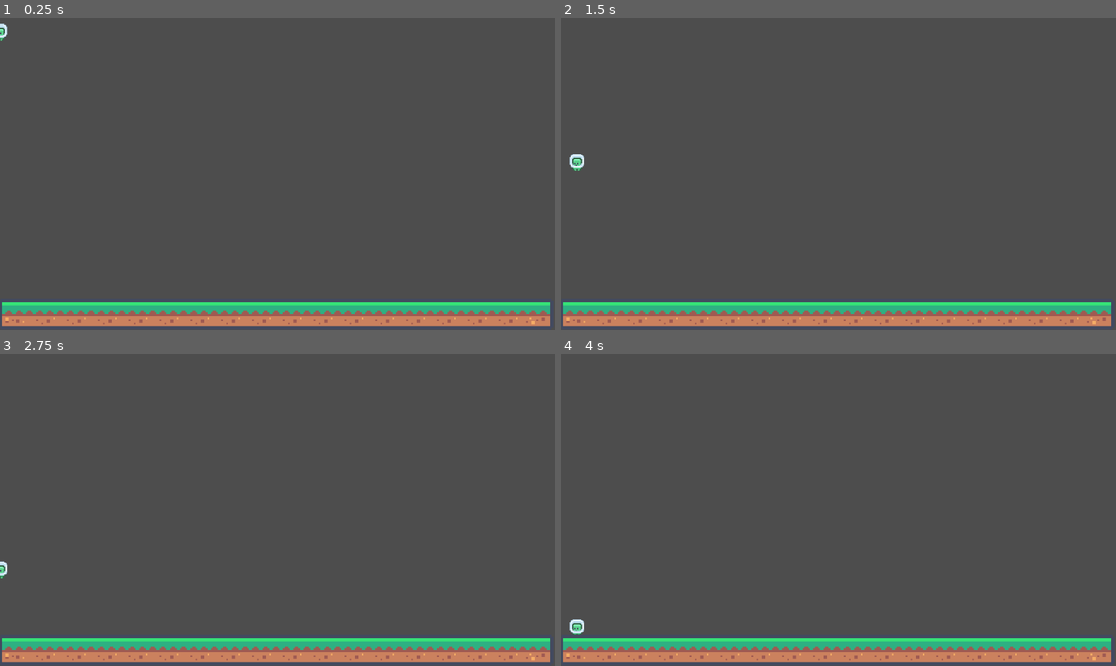
Above: before the commit, frames 1-4 (two rows, left to right).
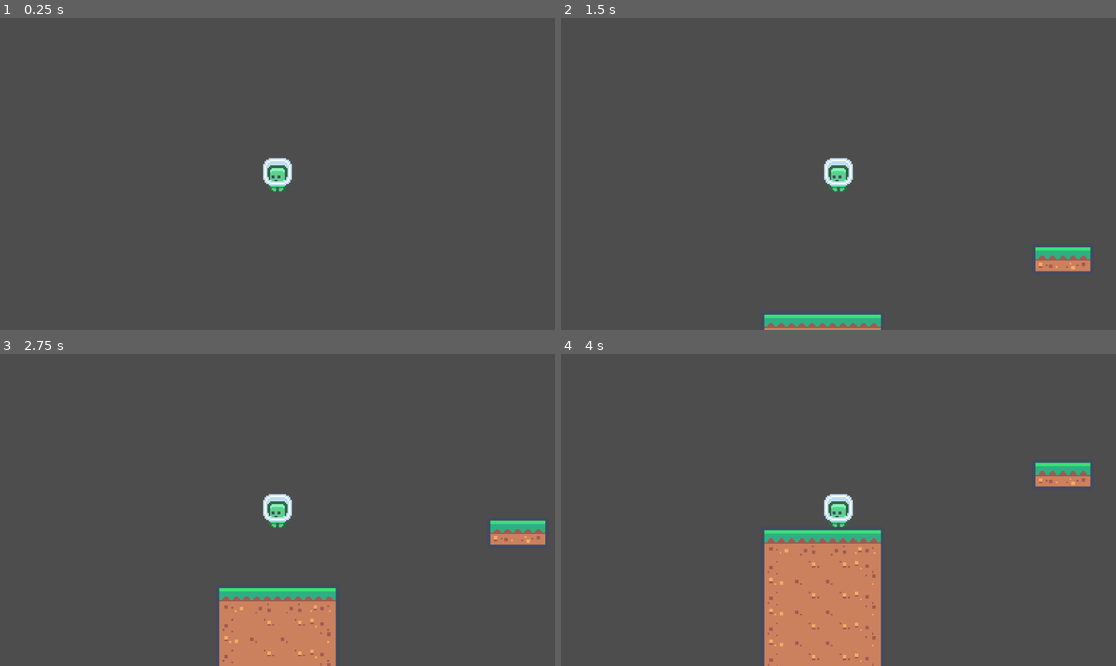
Above: after the commit, the same moments.

Repository: Bernat-dev/Platformer_
Game: Godot game, scene res://Escenes/node_2d.tscn
Two runs of this game, one before a commit and one after it. Both use one fixed random seed, a clock stepped at 60 frames per second and the inputs below.
Inputs:
- Up to frame 1 (0.25 s): no input
- Up to frame 2 (1.5 s): tap Space (salt) at 0.6, 0.77, 1.07 s; tap Right (moure_dreta) at 1.35 s
- Up to frame 3 (2.75 s): tap Space (salt) at 1.52, 1.55, 1.82, 2.3 s; tap Left (moure_esquerra) at 2.1 s
- Up to frame 4 (4 s): tap Space (salt) at 2.85, 3.02, 3.32, 3.77, 3.8 s; tap Right (moure_dreta) at 3.6 s

The runs differ from the first frame. In frame 1, 8.2% of the frame differs, in the area x 0-100%, y 1-99%; in frame 2, 9.3%; in frame 3, 12%; in frame 4, 16%, in the area x 0-100%, y 34-100%.

Commit message:
Base

Diff:
--- /dev/null
+++ b/Escenes/death_zone.tscn
@@ -0,0 +1,8 @@
+[gd_scene load_steps=2 format=3 uid="uid://b7n7jnacciiev"]
+
+[sub_resource type="WorldBoundaryShape2D" id="WorldBoundaryShape2D_hghi8"]
+
+[node name="Area2D" type="Area2D"]
+
+[node name="CollisionShape2D" type="CollisionShape2D" parent="."]
+shape = SubResource("WorldBoundaryShape2D_hghi8")
--- /dev/null
+++ b/Escenes/moneda.tscn
@@ -0,0 +1,37 @@
+[gd_scene load_steps=6 format=3 uid="uid://c4h85s26wurrl"]
+
+[ext_resource type="Script" uid="uid://bj1xfrf2g2huj" path="res://Scripts/moneda.gd" id="1_ytiv4"]
+[ext_resource type="Texture2D" uid="uid://bolvhra4a4jou" path="res://Sprites/tile_0151.png" id="2_rc0vw"]
+[ext_resource type="Texture2D" uid="uid://dc1ee50s6b4fp" path="res://Sprites/tile_0152.png" id="3_yb0pe"]
+
+[sub_resource type="SpriteFrames" id="SpriteFrames_1385l"]
+animations = [{
+"frames": [{
+"duration": 1.0,
+"texture": ExtResource("2_rc0vw")
+}, {
+"duration": 1.0,
+"texture": ExtResource("3_yb0pe")
+}],
+"loop": true,
+"name": &"default",
+"speed": 5.0
+}]
+
+[sub_resource type="CircleShape2D" id="CircleShape2D_ct6yp"]
+radius = 8.0
+
+[node name="Area2D" type="Area2D"]
+script = ExtResource("1_ytiv4")
+
+[node name="AnimatedSprite2D" type="AnimatedSprite2D" parent="."]
+position = Vector2(1.19209e-07, 1.19209e-07)
+scale = Vector2(1.55556, 1.55556)
+sprite_frames = SubResource("SpriteFrames_1385l")
+autoplay = "default"
+speed_scale = 0.5
+
+[node name="CollisionShape2D" type="CollisionShape2D" parent="."]
+shape = SubResource("CircleShape2D_ct6yp")
+
+[connection signal="body_entered" from="." to="." method="_on_body_entered"]
--- a/Escenes/node_2d.tscn
+++ b/Escenes/node_2d.tscn
@@ -1,12 +1,38 @@
-[gd_scene load_steps=3 format=3 uid="uid://8i1bdtutlaij"]
+[gd_scene load_steps=6 format=3 uid="uid://8i1bdtutlaij"]
 
 [ext_resource type="PackedScene" uid="uid://daofu4um8tcmv" path="res://Escenes/player.tscn" id="1_qabl6"]
 [ext_resource type="PackedScene" uid="uid://dayf88orsw1pj" path="res://Escenes/terra.tscn" id="2_gyiwt"]
+[ext_resource type="PackedScene" uid="uid://b7n7jnacciiev" path="res://Escenes/death_zone.tscn" id="3_belbe"]
+[ext_resource type="PackedScene" uid="uid://b1uqkh3dewj3f" path="res://Escenes/plataforma_2.tscn" id="3_hghi8"]
+[ext_resource type="PackedScene" uid="uid://c4h85s26wurrl" path="res://Escenes/moneda.tscn" id="5_6m6vu"]
 
 [node name="Joc" type="Node2D"]
 
 [node name="CharacterBody2D" parent="." instance=ExtResource("1_qabl6")]
 scale = Vector2(3, 3)
 
-[node name="StaticBody2D" parent="." instance=ExtResource("2_gyiwt")]
-position = Vector2(573, 615)
+[node name="Camera2D" type="Camera2D" parent="CharacterBody2D"]
+scale = Vector2(0.333333, 0.333333)
+
+[node name="plataforma_1" parent="." instance=ExtResource("2_gyiwt")]
+position = Vector2(0, 616)
+
+[node name="plataforma_2" parent="." instance=ExtResource("3_hghi8")]
+position = Vector2(499, 476)
+
+[node name="plataforma_3" parent="." instance=ExtResource("2_gyiwt")]
+position = Vector2(1096, 684)
+
+[node name="death_zone" parent="." instance=ExtResource("3_belbe")]
+position = Vector2(442, 1093)
+
+[node name="moneda_1" parent="." instance=ExtResource("5_6m6vu")]
+position = Vector2(1152, 632)
+
+[node name="moneda_2" parent="." instance=ExtResource("5_6m6vu")]
+position = Vector2(1088, 632)
+
+[node name="moneda_3" parent="." instance=ExtResource("5_6m6vu")]
+position = Vector2(1024, 632)
+
+[connection signal="body_entered" from="death_zone" to="CharacterBody2D" method="_on_area_2d_body_entered"]
--- /dev/null
+++ b/Escenes/plataforma_2.tscn
@@ -0,0 +1,24 @@
+[gd_scene load_steps=4 format=3 uid="uid://b1uqkh3dewj3f"]
+
+[ext_resource type="Texture2D" uid="uid://jf2liyrtnprs" path="res://Sprites/tile_0003.png" id="2_dc1us"]
+[ext_resource type="Texture2D" uid="uid://y2isq413nvuo" path="res://Sprites/tile_a.png" id="2_okpfc"]
+
+[sub_resource type="RectangleShape2D" id="RectangleShape2D_nou28"]
+size = Vector2(128, 64)
+
+[node name="plataforma_2" type="StaticBody2D"]
+
+[node name="Sprite2D" type="Sprite2D" parent="."]
+
+[node name="CollisionShape2D" type="CollisionShape2D" parent="."]
+shape = SubResource("RectangleShape2D_nou28")
+
+[node name="Tile0003" type="Sprite2D" parent="."]
+position = Vector2(32, -1.90735e-06)
+scale = Vector2(3.55556, 3.55556)
+texture = ExtResource("2_dc1us")
+
+[node name="TileA" type="Sprite2D" parent="."]
+position = Vector2(-32, -1.90735e-06)
+scale = Vector2(3.55556, 3.55556)
+texture = ExtResource("2_okpfc")
--- a/Escenes/player.tscn
+++ b/Escenes/player.tscn
@@ -1,19 +1,51 @@
-[gd_scene load_steps=4 format=3 uid="uid://daofu4um8tcmv"]
+[gd_scene load_steps=6 format=3 uid="uid://daofu4um8tcmv"]
 
 [ext_resource type="Script" uid="uid://bea8k4wpwsmyw" path="res://Scripts/player.gd" id="1_rn4e3"]
 [ext_resource type="Texture2D" uid="uid://c5re8mbwe15m3" path="res://Sprites/tile_0000.png" id="2_rn4e3"]
+[ext_resource type="Texture2D" uid="uid://btsuy3s2dcni1" path="res://Sprites/tile_0001.png" id="3_djmsp"]
 
-[sub_resource type="CapsuleShape2D" id="CapsuleShape2D_q5fhr"]
-radius = 3.0
-height = 10.0
+[sub_resource type="CapsuleShape2D" id="CapsuleShape2D_rn4e3"]
+radius = 7.0
+height = 23.0
+
+[sub_resource type="SpriteFrames" id="SpriteFrames_q5fhr"]
+animations = [{
+"frames": [{
+"duration": 1.0,
+"texture": ExtResource("2_rn4e3")
+}, {
+"duration": 1.0,
+"texture": ExtResource("3_djmsp")
+}],
+"loop": true,
+"name": &"correr",
+"speed": 5.0
+}, {
+"frames": [{
+"duration": 1.0,
+"texture": ExtResource("2_rn4e3")
+}],
+"loop": true,
+"name": &"quiet",
+"speed": 5.0
+}, {
+"frames": [{
+"duration": 1.0,
+"texture": ExtResource("3_djmsp")
+}],
+"loop": true,
+"name": &"salt",
+"speed": 5.0
+}]
 
 [node name="player" type="CharacterBody2D"]
 script = ExtResource("1_rn4e3")
 
-[node name="player_sprite" type="Sprite2D" parent="."]
-scale = Vector2(0.5, 0.5)
-texture = ExtResource("2_rn4e3")
-region_rect = Rect2(-0.427692, 52.9391, 9.1332, 9.37244)
+[node name="CollisionShape2D" type="CollisionShape2D" parent="."]
+shape = SubResource("CapsuleShape2D_rn4e3")
 
-[node name="CollisionShape2D" type="CollisionShape2D" parent="."]
-shape = SubResource("CapsuleShape2D_q5fhr")
+[node name="AnimatedSprite2D" type="AnimatedSprite2D" parent="."]
+sprite_frames = SubResource("SpriteFrames_q5fhr")
+animation = &"correr"
+frame_progress = 0.0824792
+speed_scale = 1.5
--- a/Escenes/terra.tscn
+++ b/Escenes/terra.tscn
@@ -1,27 +1,337 @@
-[gd_scene load_steps=5 format=3 uid="uid://dayf88orsw1pj"]
-
-[ext_resource type="Texture2D" uid="uid://btsuy3s2dcni1" path="res://Sprites/tile_0001.png" id="1_b46sv"]
-[ext_resource type="PackedScene" uid="uid://2l8htcuyl6f6" path="res://Escenes/terra_de_prova.tscn" id="2_rjy2a"]
-[ext_resource type="Texture2D" uid="uid://jf2liyrtnprs" path="res://Sprites/tile_0003.png" id="3_u82ur"]
+[gd_scene load_steps=8 format=3 uid="uid://dayf88orsw1pj"]
+
+[ext_resource type="Texture2D" uid="uid://cg5capoywgq6s" path="res://Sprites/tile_0022.png" id="1_tvv4o"]
+[ext_resource type="Texture2D" uid="uid://dlik18don4to5" path="res://Sprites/tile_0023.png" id="2_x06u7"]
+[ext_resource type="Texture2D" uid="uid://pcibovq0poy3" path="res://Sprites/tile_0021.png" id="3_jhv2d"]
+[ext_resource type="Texture2D" uid="uid://c2jy35h23nlqs" path="res://Sprites/tile_0121.png" id="4_ve27x"]
+[ext_resource type="Texture2D" uid="uid://vsy7fyfpgwhj" path="res://Sprites/tile_0123.png" id="5_c5q7s"]
+[ext_resource type="Texture2D" uid="uid://qxknmdiwjmhh" path="res://Sprites/tile_0104.png" id="6_2nq01"]
 
 [sub_resource type="RectangleShape2D" id="RectangleShape2D_bvfl7"]
-size = Vector2(1152, 64)
+size = Vector2(256, 384)
 
 [node name="StaticBody2D" type="StaticBody2D"]
 
 [node name="CollisionShape2D" type="CollisionShape2D" parent="."]
+position = Vector2(0, 160)
 shape = SubResource("RectangleShape2D_bvfl7")
 
-[node name="Part_esquerra" type="Sprite2D" parent="."]
-position = Vector2(-544, 0)
+[node name="Gespa" type="Sprite2D" parent="."]
+position = Vector2(32, -1.90735e-06)
 scale = Vector2(3.55556, 3.55556)
-texture = ExtResource("1_b46sv")
-
-[node name="Part_mig" parent="." instance=ExtResource("2_rjy2a")]
-position = Vector2(-480, 0)
+texture = ExtResource("1_tvv4o")
+
+[node name="Tile0024" type="Sprite2D" parent="Gespa"]
+position = Vector2(18, 8.71718e-07)
+scale = Vector2(1, 1)
+texture = ExtResource("2_x06u7")
+
+[node name="Tile0022" type="Sprite2D" parent="Gespa"]
+position = Vector2(-18, 2.01166e-07)
+scale = Vector2(1, 1)
+texture = ExtResource("1_tvv4o")
+
+[node name="Tile0021" type="Sprite2D" parent="Gespa"]
+position = Vector2(-36, 0)
+scale = Vector2(1, 1)
+texture = ExtResource("3_jhv2d")
+
+[node name="Costat_terra_esquerra" type="Sprite2D" parent="."]
+position = Vector2(-96, 64)
 scale = Vector2(3.55556, 3.55556)
-
-[node name="Part_dreta" type="Sprite2D" parent="."]
-position = Vector2(544, -7.62939e-06)
-scale = Vector2(3.55555, 3.55556)
-texture = ExtResource("3_u82ur")
+texture = ExtResource("4_ve27x")
+
+[node name="Tile0122" type="Sprite2D" parent="Costat_terra_esquerra"]
+position = Vector2(1.90735e-06, 18)
+scale = Vector2(1, 1)
+texture = ExtResource("4_ve27x")
+
+[node name="Tile0123" type="Sprite2D" parent="Costat_terra_esquerra"]
+position = Vector2(1.90735e-06, 36)
+scale = Vector2(1, 1)
+texture = ExtResource("4_ve27x")
+
+[node name="Tile0124" type="Sprite2D" parent="Costat_terra_esquerra"]
+position = Vector2(0, 54)
+scale = Vector2(1, 1)
+texture = ExtResource("4_ve27x")
+
+[node name="Tile0125" type="Sprite2D" parent="Costat_terra_esquerra"]
+position = Vector2(1.90735e-06, 72)
+scale = Vector2(1, 1)
+texture = ExtResource("4_ve27x")
+
+[node name="Costat_terra_esquerra2" type="Sprite2D" parent="Costat_terra_esquerra"]
+position = Vector2(1.90735e-06, 90)
+scale = Vector2(1, 1)
+texture = ExtResource("4_ve27x")
+
+[node name="Tile0122" type="Sprite2D" parent="Costat_terra_esquerra/Costat_terra_esquerra2"]
+position = Vector2(1.90735e-06, 18)
+scale = Vector2(1, 1)
+texture = ExtResource("4_ve27x")
+
+[node name="Tile0123" type="Sprite2D" parent="Costat_terra_esquerra/Costat_terra_esquerra2"]
+position = Vector2(1.90735e-06, 36)
+scale = Vector2(1, 1)
+texture = ExtResource("4_ve27x")
+
+[node name="Tile0124" type="Sprite2D" parent="Costat_terra_esquerra/Costat_terra_esquerra2"]
+position = Vector2(0, 54)
+scale = Vector2(1, 1)
+texture = ExtResource("4_ve27x")
+
+[node name="Tile0125" type="Sprite2D" parent="Costat_terra_esquerra/Costat_terra_esquerra2"]
+position = Vector2(1.90735e-06, 72)
+scale = Vector2(1, 1)
+texture = ExtResource("4_ve27x")
+
+[node name="Costat_terra_esquerra3" type="Sprite2D" parent="Costat_terra_esquerra"]
+position = Vector2(0, 180)
+scale = Vector2(1, 1)
+texture = ExtResource("4_ve27x")
+
+[node name="Tile0122" type="Sprite2D" parent="Costat_terra_esquerra/Costat_terra_esquerra3"]
+position = Vector2(1.90735e-06, 18)
+scale = Vector2(1, 1)
+texture = ExtResource("4_ve27x")
+
+[node name="Tile0123" type="Sprite2D" parent="Costat_terra_esquerra/Costat_terra_esquerra3"]
+position = Vector2(1.90735e-06, 36)
+scale = Vector2(1, 1)
+texture = ExtResource("4_ve27x")
+
+[node name="Tile0124" type="Sprite2D" parent="Costat_terra_esquerra/Costat_terra_esquerra3"]
+position = Vector2(0, 54)
+scale = Vector2(1, 1)
+texture = ExtResource("4_ve27x")
+
+[node name="Tile0125" type="Sprite2D" parent="Costat_terra_esquerra/Costat_terra_esquerra3"]
+position = Vector2(1.90735e-06, 72)
+scale = Vector2(1, 1)
+texture = ExtResource("4_ve27x")
+
+[node name="Costat_terra_dreta" type="Sprite2D" parent="."]
+position = Vector2(96, 64)
+scale = Vector2(3.55556, 3.55556)
+texture = ExtResource("5_c5q7s")
+
+[node name="Tile0127" type="Sprite2D" parent="Costat_terra_dreta"]
+position = Vector2(1.90735e-06, 18)
+scale = Vector2(1, 1)
+texture = ExtResource("5_c5q7s")
+
+[node name="Tile0128" type="Sprite2D" parent="Costat_terra_dreta"]
+position = Vector2(1.90735e-06, 36)
+scale = Vector2(1, 1)
+texture = ExtResource("5_c5q7s")
+
+[node name="Tile0129" type="Sprite2D" parent="Costat_terra_dreta"]
+position = Vector2(1.90735e-06, 54)
+scale = Vector2(1, 1)
+texture = ExtResource("5_c5q7s")
+
+[node name="Tile0130" type="Sprite2D" parent="Costat_terra_dreta"]
+position = Vector2(1.90735e-06, 72)
+scale = Vector2(1, 1)
+texture = ExtResource("5_c5q7s")
+
+[node name="Costat_terra_dreta2" type="Sprite2D" parent="Costat_terra_dreta"]
+position = Vector2(1.90735e-06, 90)
+scale = Vector2(1, 1)
+texture = ExtResource("5_c5q7s")
+
+[node name="Tile0127" type="Sprite2D" parent="Costat_terra_dreta/Costat_terra_dreta2"]
+position = Vector2(1.90735e-06, 18)
+scale = Vector2(1, 1)
+texture = ExtResource("5_c5q7s")
+
+[node name="Tile0128" type="Sprite2D" parent="Costat_terra_dreta/Costat_terra_dreta2"]
+position = Vector2(1.90735e-06, 36)
+scale = Vector2(1, 1)
+texture = ExtResource("5_c5q7s")
+
+[node name="Tile0129" type="Sprite2D" parent="Costat_terra_dreta/Costat_terra_dreta2"]
+position = Vector2(1.90735e-06, 54)
+scale = Vector2(1, 1)
+texture = ExtResource("5_c5q7s")
+
+[node name="Tile0130" type="Sprite2D" parent="Costat_terra_dreta/Costat_terra_dreta2"]
+position = Vector2(1.90735e-06, 72)
+scale = Vector2(1, 1)
+texture = ExtResource("5_c5q7s")
+
+[node name="Costat_terra_dreta3" type="Sprite2D" parent="Costat_terra_dreta"]
+position = Vector2(1.90735e-06, 180)
+scale = Vector2(1, 1)
+texture = ExtResource("5_c5q7s")
+
+[node name="Tile0127" type="Sprite2D" parent="Costat_terra_dreta/Costat_terra_dreta3"]
+position = Vector2(1.90735e-06, 18)
+scale = Vector2(1, 1)
+texture = ExtResource("5_c5q7s")
+
+[node name="Tile0128" type="Sprite2D" parent="Costat_terra_dreta/Costat_terra_dreta3"]
+position = Vector2(1.90735e-06, 36)
+scale = Vector2(1, 1)
+texture = ExtResource("5_c5q7s")
+
+[node name="Tile0129" type="Sprite2D" parent="Costat_terra_dreta/Costat_terra_dreta3"]
+position = Vector2(1.90735e-06, 54)
+scale = Vector2(1, 1)
+texture = ExtResource("5_c5q7s")
+
+[node name="Tile0130" type="Sprite2D" parent="Costat_terra_dreta/Costat_terra_dreta3"]
+position = Vector2(1.90735e-06, 72)
+scale = Vector2(1, 1)
+texture = ExtResource("5_c5q7s")
+
+[node name="Terra" type="Sprite2D" parent="."]
+position = Vector2(-32, 320)
+scale = Vector2(3.55556, 3.55556)
+texture = ExtResource("6_2nq01")
+
+[node name="Tile0110" type="Sprite2D" parent="Terra"]
+position = Vector2(18, -54)
+scale = Vector2(1, 1)
+texture = ExtResource("6_2nq01")
+
+[node name="Tile0105" type="Sprite2D" parent="Terra"]
+position = Vector2(18, 0)
+scale = Vector2(1, 1)
+texture = ExtResource("6_2nq01")
+
+[node name="Tile0106" type="Sprite2D" parent="Terra"]
+position = Vector2(18, -18)
+scale = Vector2(1, 1)
+texture = ExtResource("6_2nq01")
+
+[node name="Tile0107" type="Sprite2D" parent="Terra"]
+position = Vector2(0, -18)
+scale = Vector2(1, 1)
+texture = ExtResource("6_2nq01")
+
+[node name="Tile0108" type="Sprite2D" parent="Terra"]
+position = Vector2(-9.53674e-07, -36)
+scale = Vector2(1, 1)
+texture = ExtResource("6_2nq01")
+
+[node name="Tile0109" type="Sprite2D" parent="Terra"]
+position = Vector2(18, -36)
+scale = Vector2(1, 1)
+texture = ExtResource("6_2nq01")
+
+[node name="Tile0111" type="Sprite2D" parent="Terra"]
+position = Vector2(0, -54)
+scale = Vector2(1, 1)
+texture = ExtResource("6_2nq01")
+
+[node name="Tile0112" type="Sprite2D" parent="Terra"]
+position = Vector2(-9.53674e-07, -72)
+scale = Vector2(1, 1)
+texture = ExtResource("6_2nq01")
+
+[node name="Tile0113" type="Sprite2D" parent="Terra"]
+position = Vector2(18, -72)
+scale = Vector2(1, 1)
+texture = ExtResource("6_2nq01")
+
+[node name="Terra2" type="Sprite2D" parent="Terra"]
+position = Vector2(-9.53674e-07, 90)
+scale = Vector2(1, 1)
+texture = ExtResource("6_2nq01")
+
+[node name="Tile0110" type="Sprite2D" parent="Terra/Terra2"]
+position = Vector2(18, -54)
+scale = Vector2(1, 1)
+texture = ExtResource("6_2nq01")
+
+[node name="Tile0105" type="Sprite2D" parent="Terra/Terra2"]
+position = Vector2(18, 0)
+scale = Vector2(1, 1)
+texture = ExtResource("6_2nq01")
+
+[node name="Tile0106" type="Sprite2D" parent="Terra/Terra2"]
+position = Vector2(18, -18)
+scale = Vector2(1, 1)
+texture = ExtResource("6_2nq01")
+
+[node name="Tile0107" type="Sprite2D" parent="Terra/Terra2"]
+position = Vector2(0, -18)
+scale = Vector2(1, 1)
+texture = ExtResource("6_2nq01")
+
+[node name="Tile0108" type="Sprite2D" parent="Terra/Terra2"]
+position = Vector2(-9.53674e-07, -36)
+scale = Vector2(1, 1)
+texture = ExtResource("6_2nq01")
+
+[node name="Tile0109" type="Sprite2D" parent="Terra/Terra2"]
+position = Vector2(18, -36)
+scale = Vector2(1, 1)
+texture = ExtResource("6_2nq01")
+
+[node name="Tile0111" type="Sprite2D" parent="Terra/Terra2"]
+position = Vector2(0, -54)
+scale = Vector2(1, 1)
+texture = ExtResource("6_2nq01")
+
+[node name="Tile0112" type="Sprite2D" parent="Terra/Terra2"]
+position = Vector2(-9.53674e-07, -72)
+scale = Vector2(1, 1)
+texture = ExtResource("6_2nq01")
+
+[node name="Tile0113" type="Sprite2D" parent="Terra/Terra2"]
+position = Vector2(18, -72)
+scale = Vector2(1, 1)
+texture = ExtResource("6_2nq01")
+
+[node name="Terra3" type="Sprite2D" parent="Terra"]
+position = Vector2(-9.53674e-07, 180)
+scale = Vector2(1, 1)
+texture = ExtResource("6_2nq01")
+
+[node name="Tile0110" type="Sprite2D" parent="Terra/Terra3"]
+position = Vector2(18, -54)
+scale = Vector2(1, 1)
+texture = ExtResource("6_2nq01")
+
+[node name="Tile0105" type="Sprite2D" parent="Terra/Terra3"]
+position = Vector2(18, 0)
+scale = Vector2(1, 1)
+texture = ExtResource("6_2nq01")
+
+[node name="Tile0106" type="Sprite2D" parent="Terra/Terra3"]
+position = Vector2(18, -18)
+scale = Vector2(1, 1)
+texture = ExtResource("6_2nq01")
+
+[node name="Tile0107" type="Sprite2D" parent="Terra/Terra3"]
+position = Vector2(0, -18)
+scale = Vector2(1, 1)
+texture = ExtResource("6_2nq01")
+
+[node name="Tile0108" type="Sprite2D" parent="Terra/Terra3"]
+position = Vector2(-9.53674e-07, -36)
+scale = Vector2(1, 1)
+texture = ExtResource("6_2nq01")
+
+[node name="Tile0109" type="Sprite2D" parent="Terra/Terra3"]
+position = Vector2(18, -36)
+scale = Vector2(1, 1)
+texture = ExtResource("6_2nq01")
+
+[node name="Tile0111" type="Sprite2D" parent="Terra/Terra3"]
+position = Vector2(0, -54)
+scale = Vector2(1, 1)
+texture = ExtResource("6_2nq01")
+
+[node name="Tile0112" type="Sprite2D" parent="Terra/Terra3"]
+position = Vector2(-9.53674e-07, -72)
+scale = Vector2(1, 1)
+texture = ExtResource("6_2nq01")
+
+[node name="Tile0113" type="Sprite2D" parent="Terra/Terra3"]
+position = Vector2(18, -72)
+scale = Vector2(1, 1)
+texture = ExtResource("6_2nq01")
--- a/Escenes/terra_de_prova.tscn
+++ /dev/null
@@ -1,82 +0,0 @@
-[gd_scene load_steps=2 format=3 uid="uid://2l8htcuyl6f6"]
-
-[ext_resource type="Texture2D" uid="uid://bvpxn6teb5m76" path="res://Sprites/tile_0002.png" id="1_5psbs"]
-
-[node name="Sprite2D2" type="Sprite2D"]
-scale = Vector2(3.55556, 3.55556)
-texture = ExtResource("1_5psbs")
-
-[node name="Sprite2D3" type="Sprite2D" parent="."]
-position = Vector2(18, 0)
-scale = Vector2(1, 1)
-texture = ExtResource("1_5psbs")
-
-[node name="Sprite2D4" type="Sprite2D" parent="."]
-position = Vector2(36, 0)
-scale = Vector2(1, 1)
-texture = ExtResource("1_5psbs")
-
-[node name="Sprite2D5" type="Sprite2D" parent="."]
-position = Vector2(54, 0)
-scale = Vector2(1, 1)
-texture = ExtResource("1_5psbs")
-
-[node name="Sprite2D6" type="Sprite2D" parent="."]
-position = Vector2(72, 0)
-scale = Vector2(1, 1)
-texture = ExtResource("1_5psbs")
-
-[node name="Sprite2D7" type="Sprite2D" parent="."]
-position = Vector2(90, 0)
-scale = Vector2(1, 1)
-texture = ExtResource("1_5psbs")
-
-[node name="Sprite2D8" type="Sprite2D" parent="."]
-position = Vector2(108, 0)
-scale = Vector2(1, 1)
-texture = ExtResource("1_5psbs")
-
-[node name="Sprite2D9" type="Sprite2D" parent="."]
-position = Vector2(126, 0)
-scale = Vector2(1, 1)
-texture = ExtResource("1_5psbs")
-
-[node name="Sprite2D10" type="Sprite2D" parent="."]
-position = Vector2(144, 0)
-scale = Vector2(1, 1)
-texture = ExtResource("1_5psbs")
-
-[node name="Sprite2D11" type="Sprite2D" parent="."]
-position = Vector2(162, 0)
-scale = Vector2(1, 1)
-texture = ExtResource("1_5psbs")
-
-[node name="Sprite2D12" type="Sprite2D" parent="."]
-position = Vector2(180, 0)
-scale = Vector2(1, 1)
-texture = ExtResource("1_5psbs")
-
-[node name="Sprite2D13" type="Sprite2D" parent="."]
-position = Vector2(198, 0)
-scale = Vector2(1, 1)
-texture = ExtResource("1_5psbs")
-
-[node name="Sprite2D14" type="Sprite2D" parent="."]
-position = Vector2(216, 0)
-scale = Vector2(1, 1)
-texture = ExtResource("1_5psbs")
-
-[node name="Sprite2D15" type="Sprite2D" parent="."]
-position = Vector2(234, 0)
-scale = Vector2(1, 1)
-texture = ExtResource("1_5psbs")
-
-[node name="Sprite2D16" type="Sprite2D" parent="."]
-position = Vector2(252, 0)
-scale = Vector2(1, 1)
-texture = ExtResource("1_5psbs")
-
-[node name="Sprite2D17" type="Sprite2D" parent="."]
-position = Vector2(270, 0)
-scale = Vector2(1, 1)
-texture = ExtResource("1_5psbs")
--- /dev/null
+++ b/Scripts/moneda.gd
@@ -0,0 +1,5 @@
+extends Area2D
+
+
+func _on_body_entered(body: CharacterBody2D) -> void:
+	queue_free()
--- a/Scripts/player.gd
+++ b/Scripts/player.gd
@@ -27,6 +27,23 @@
 		salts_disponibles = 2
 
 	if velocity.x > 0:
-		$player_sprite.flip_h = true
+		$AnimatedSprite2D.flip_h = true
 	else:
-		$player_sprite.flip_h = false
+		$AnimatedSprite2D.flip_h = false
+
+	#animacions
+	if dx == 0:
+		$AnimatedSprite2D.play("quiet")
+	else:
+		if is_on_floor():
+			$AnimatedSprite2D.play("correr")
+		else:
+			$AnimatedSprite2D.play("salt")
+
+
+
+
+
+
+func _on_area_2d_body_entered(body: Node2D) -> void:
+	queue_free()
Not shown, added: Scripts/moneda.gd.uid
Binary file changed: Sprites/tile_0001.png
Binary file added: Sprites/tile_0021.png
Not shown, added: Sprites/tile_0021.png.import
Binary file added: Sprites/tile_0022.png
Not shown, added: Sprites/tile_0022.png.import
Binary file added: Sprites/tile_0023.png
Not shown, added: Sprites/tile_0023.png.import
Binary file added: Sprites/tile_0104.png
Not shown, added: Sprites/tile_0104.png.import
Binary file added: Sprites/tile_0121.png
Not shown, added: Sprites/tile_0121.png.import
(and 8 more such lines)
